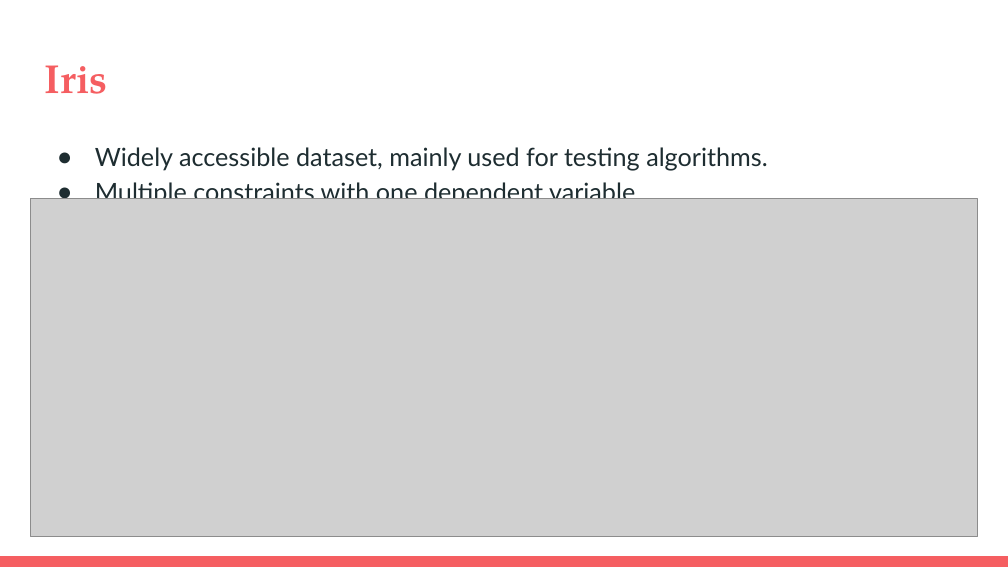
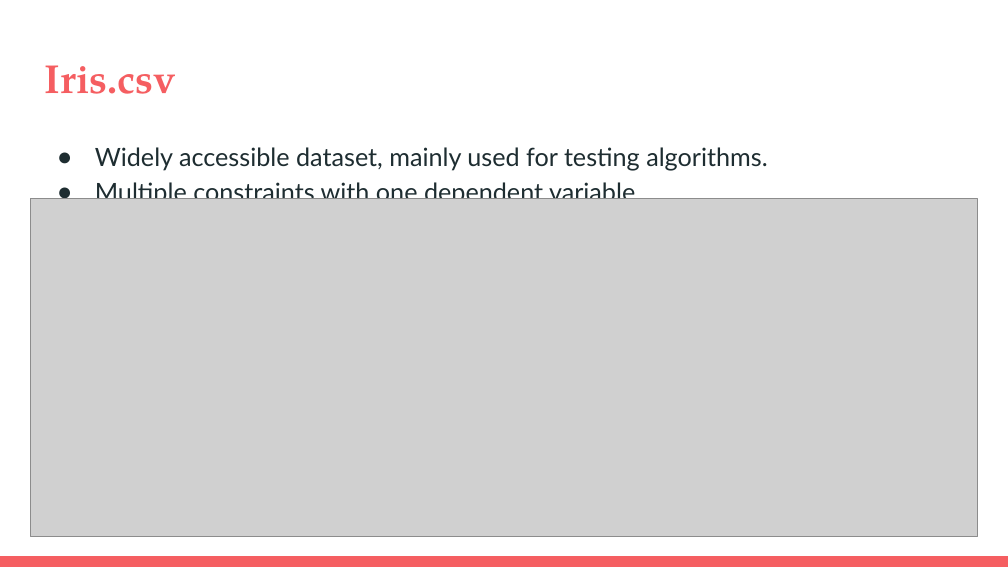
Before and after one commit to TrentNation/Data-Mining-Project-UG14, a slide deck: slide 10 of k-Nearest Neighbors (k-NN) Classification _ Regression.pptx (slide 9 before the commit). Drawn at 1008x567 pixels with LibreOffice and Linux fonts; fonts in the diff are those of the drawing; grey boxes stand for pictures. Boxes give left, top, right and bottom in pixels: in the first picture for what was removed or moved away, otherwise in the second. Text is boxed around its words. In the diff, an @@ line names an element or a change of style, - is before the commit and + after.

```diff
--- a/k-Nearest Neighbors (k-NN) Classification _ Regression.pptx
+++ b/k-Nearest Neighbors (k-NN) Classification _ Regression.pptx
@@ title at box(44, 65, 176, 94): text changed @@
-Iris
+Iris.csv
```
Also in this commit, not shown: 4 other slides changed, 7 slides added.
